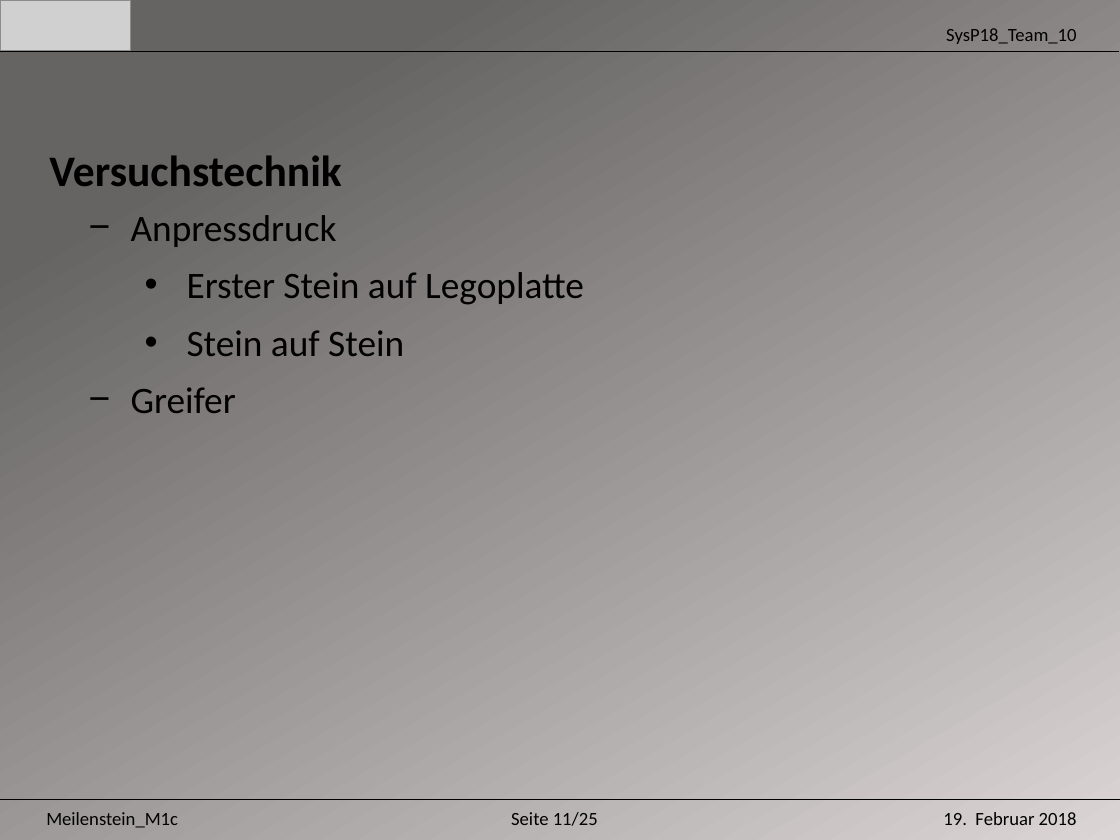
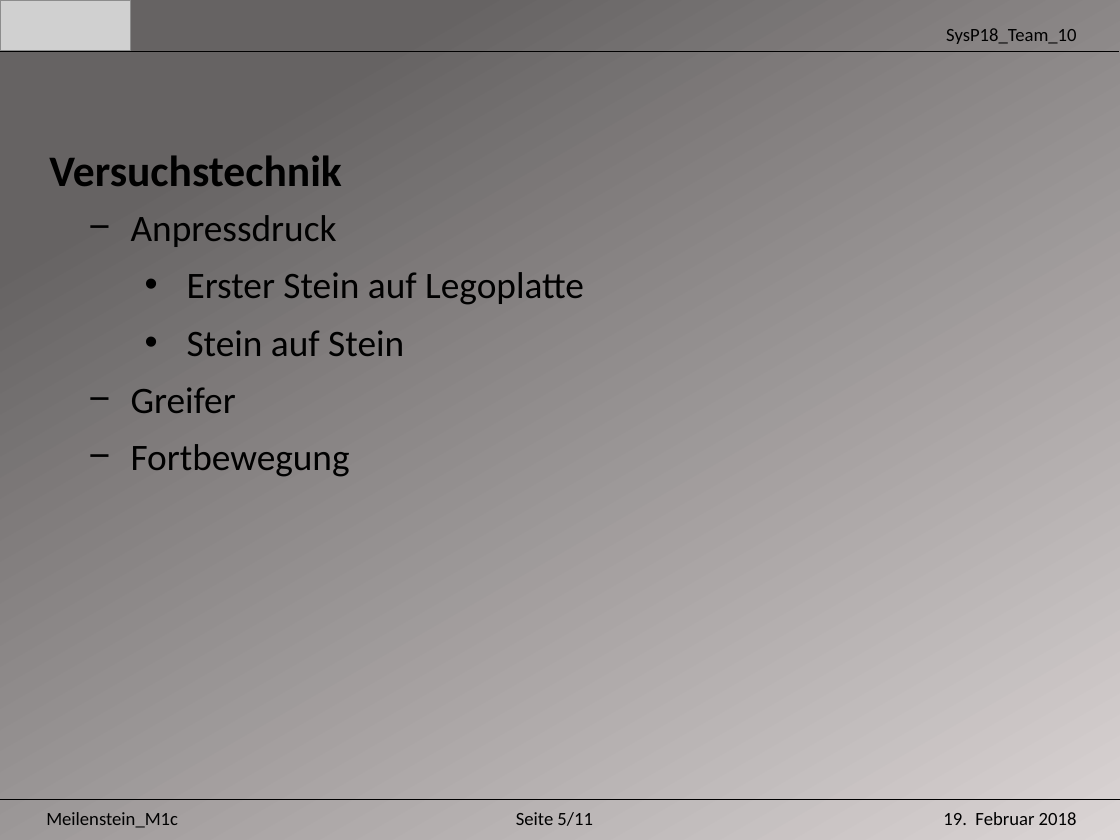
Before and after one commit to Unaqwyn/SysP18_1cv, a slide deck: slide 6 of Systemtechnikprojekt/Systemtechnikprojekt/01_Organisation/02_Meilensteine/m1/m1c/Praesentation_m1c.pptx (slide 12 before the commit). Drawn at 1120x840 pixels with LibreOffice and Linux fonts; fonts in the diff are those of the drawing; grey boxes stand for pictures. Boxes give left, top, right and bottom in pixels: in the first picture for what was removed or moved away, otherwise in the second. Text is boxed around its words. In the diff, an @@ line names an element or a change of style, - is before the commit and + after.

```diff
--- a/Systemtechnikprojekt/Systemtechnikprojekt/01_Organisation/02_Meilensteine/m1/m1c/Praesentation_m1c.pptx
+++ b/Systemtechnikprojekt/Systemtechnikprojekt/01_Organisation/02_Meilensteine/m1/m1c/Praesentation_m1c.pptx
@@ text at (131, 444, 350, 477): paragraph added @@
+− Fortbewegung
@@ text at (516, 812, 593, 826): text changed @@
-Seite 11/25
+Seite 5/11
```
Also in this commit, not shown: 10 other slides changed, 15 slides removed.
